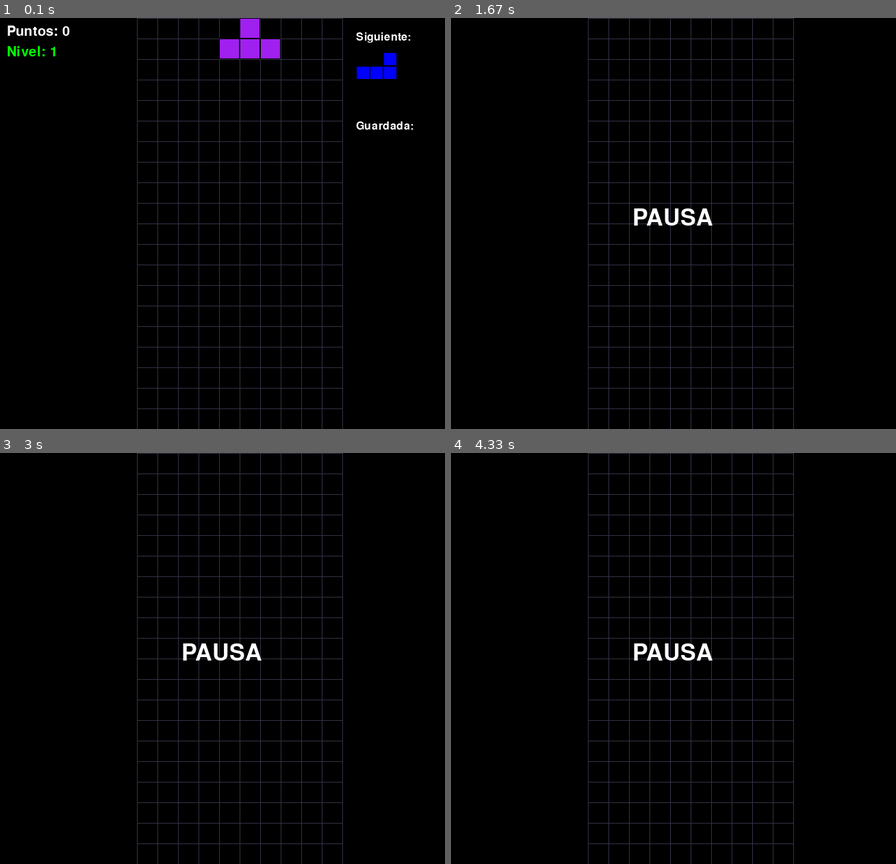
Above: before the commit, frames 1-4 (two rows, left to right).
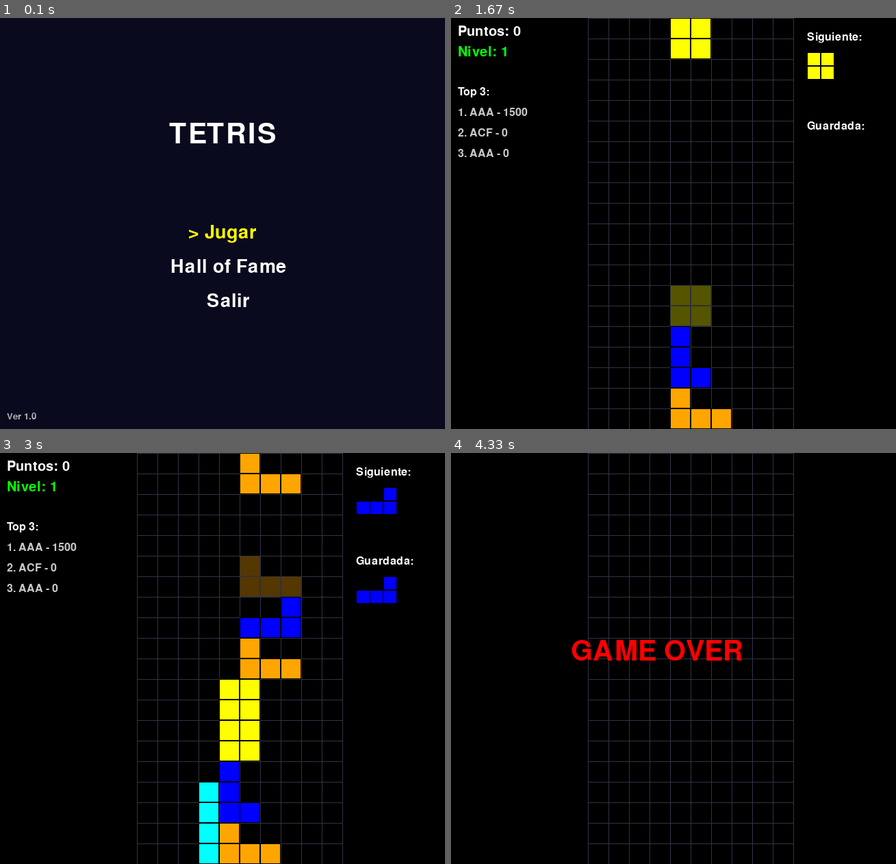
Above: after the commit, the same moments.

Repository: Cesar2403/proyecto_tetris_pygame
Game: pygame game, started from src/codigo_fuente_tetris.py
Same seed, same stepped clock (60 frames per second), same inputs: the game is played once before the commit and once after it.
Inputs:
- Up to frame 1 (0.1 s): no input
- Up to frame 2 (1.67 s): tap Enter at 0.33 s; tap Space at 0.67, 1.07, 1.37, 1.57 s; hold Esc 1-1.47 s; hold Up 1-1.47 s; hold Enter from 1.5 s (still down); hold Up from 1.5 s (still down)
- Up to frame 3 (3 s): tap Space at 1.87, 2.07, 2.37, 2.57, 2.87 s; release Enter at 1.97 s; release Up at 1.97 s; hold Up 2-2.47 s; tap C at 2.15 s; hold Right 2.5-2.97 s
- Up to frame 4 (4.33 s): hold Left 3-3.53 s; tap Space at 3.07, 3.37, 3.63 s; hold Down 3.57-3.87 s; tap C at 3.72 s

The runs differ from the first frame. In frame 1, 100% of the frame differs, in the area x 0-100%, y 0-100%; in frame 2, 5.1%; in frame 3, 9.7%; in frame 4, 1.2%.

Commit message:
Añadido Ghost Piece, Menú principal, Menú de pausa(con sus respectivas funciones), registro de records.

Diff:
--- a/src/codigo_fuente_tetris.py
+++ b/src/codigo_fuente_tetris.py
@@ -1,5 +1,6 @@
 import pygame
 import random
+
 
 FORMAS = [
     [[1, 1, 1, 1]],  # linea
@@ -22,61 +23,114 @@
     5: (160, 32, 240),
     6: (255, 0, 0),
 }
-
-COLUMNAS_TABLERO = 10
+#constantes
+COLUMNAS = 10
 FILAS = 20
-TAMANO_BLOQUE = 30
-ANCHO_TABLERO = COLUMNAS_TABLERO * TAMANO_BLOQUE  # 300 px
-ALTO_PANTALLA = FILAS * TAMANO_BLOQUE  # 600 px
+TAM_BLOQUE = 30
+#Dimensiones que tiene el tablero
+
+ANCHO_TABLERO = COLUMNAS * TAM_BLOQUE  # 300 px
+ALTO_PANTALLA = FILAS * TAM_BLOQUE  # 600 px
 ESPACIO_LATERAL = 150
 MARGEN_IZQUIERDO = 200
 ANCHO_PANTALLA = MARGEN_IZQUIERDO + ANCHO_TABLERO + ESPACIO_LATERAL
-
-pygame.init()
-pantalla = pygame.display.set_mode((ANCHO_PANTALLA, ALTO_PANTALLA))
-tablero = [[None for _ in range(COLUMNAS_TABLERO)] for _ in range(FILAS)]
-clock = pygame.time.Clock()
-pygame.display.set_caption("Pygame Tetris")
-
-tablero = [[None for _ in range(COLUMNAS_TABLERO)] for _ in range(FILAS)]
+#Pantalla
+
+ARCHIVO_RECORDS= "records.txt"
+MAX_RECORDS = 10
+#Records
+
+
+#variables
+tablero = [[None for _ in range(COLUMNAS)] for _ in range(FILAS)]
+
 indice_pieza_actual = random.randint(0, len(FORMAS) - 1)
 forma_pieza = FORMAS[indice_pieza_actual]
-x_pieza = COLUMNAS_TABLERO // 2 - len(forma_pieza[0]) // 2
+x_pieza = COLUMNAS // 2 - len(forma_pieza[0]) // 2
 y_pieza = 0
+
 velocidad_caida = 1.5
 tiempo_caida = pygame.time.get_ticks()
+
 tiempo_movimiento_horizontal = pygame.time.get_ticks()
 intervalo_movimiento = 200
 tiempo_ultima_rotacion = 0
 delay_rotacion = 200
+
 espacio_presionado_anteriormente = False
 pieza_guardada = None
-pieza_guardada_este_turno = False
+pieza_guardada_anteriormente = False
+
 pausado = False
 puntos = 0
 back_to_back = False
 bonus_back_to_back = 0.5
 nivel = 1
 puntos_siguiente_nivel = 1000
-velocidad_caida = 1.0
+
 indice_pieza_siguiente = random.randint(0, len(FORMAS) - 1)
 mostrar_back_to_back = False
+
+pygame.init()
+pantalla = pygame.display.set_mode((ANCHO_PANTALLA, ALTO_PANTALLA))
+clock = pygame.time.Clock()
+pygame.display.set_caption("Tetris")
+def cargar_records():
+    records = []
+    try:
+        with open("records.txt", "r") as f:
+            for linea in f:
+                partes = linea.strip().split(",")
+                if len(partes) == 2:
+                    nombre, puntaje = partes[0], int(partes[1])
+                    records.append((nombre, puntaje))
+    except FileNotFoundError:
+        pass
+    return records
+
+
+def guardar_records(records):
+    with open("records.txt", "w") as f:
+        for nombre, puntaje in records[:10]:
+            f.write(f"{nombre},{puntaje}\n")
+
+
+def agregar_nuevo_record(nombre, puntaje):
+    records = cargar_records()
+    records.append((nombre, puntaje))
+    records.sort(key=lambda x: x[1], reverse=True)
+    guardar_records(records)
+
+
+def entra_en_top(puntuacion):
+    records = cargar_records()
+    if len(records) < 10:
+        return True
+    return puntuacion > records[-1][1]
+
+
+
+
+
+
+
+
 
 
 def crear_pieza():
     for i, fila in enumerate(forma_pieza):
         for j, celda in enumerate(fila):
             if celda:
-                x = MARGEN_IZQUIERDO + (x_pieza + j) * TAMANO_BLOQUE
-                y = (y_pieza + i) * TAMANO_BLOQUE
-                pygame.draw.rect(pantalla, colores_piezas[indice_pieza_actual], (x, y, TAMANO_BLOQUE, TAMANO_BLOQUE))
-                pygame.draw.rect(pantalla, (0, 0, 0), (x, y, TAMANO_BLOQUE, TAMANO_BLOQUE), 1)
+                x = MARGEN_IZQUIERDO + (x_pieza + j) * TAM_BLOQUE
+                y = (y_pieza + i) * TAM_BLOQUE
+                pygame.draw.rect(pantalla, colores_piezas[indice_pieza_actual], (x, y, TAM_BLOQUE, TAM_BLOQUE))
+                pygame.draw.rect(pantalla, (0, 0, 0), (x, y, TAM_BLOQUE, TAM_BLOQUE), 1)
 
 
 def crear_recuadro():
-    for x in range(0, ANCHO_TABLERO + 1, TAMANO_BLOQUE):
+    for x in range(0, ANCHO_TABLERO + 1, TAM_BLOQUE):
         pygame.draw.line(pantalla, (50, 50, 70), (x + MARGEN_IZQUIERDO, 0), (x + MARGEN_IZQUIERDO, ALTO_PANTALLA))
-    for y in range(0, ALTO_PANTALLA + 1, TAMANO_BLOQUE):
+    for y in range(0, ALTO_PANTALLA + 1, TAM_BLOQUE):
         pygame.draw.line(pantalla, (50, 50, 70), (MARGEN_IZQUIERDO, y), (MARGEN_IZQUIERDO + ANCHO_TABLERO, y))
 
 
@@ -86,7 +140,7 @@
             if celda:
                 ny = y_pieza + i
                 nx = x_pieza + j
-                if nx < 0 or nx >= COLUMNAS_TABLERO:
+                if nx < 0 or nx >= COLUMNAS:
                     return True
                 if ny >= FILAS:
                     return True
@@ -104,13 +158,13 @@
 
 
 def nueva_pieza():
-    global forma_pieza, x_pieza, y_pieza, indice_pieza_actual, ya_se_guardo_esta_vuelta, indice_pieza_siguiente
+    global forma_pieza, x_pieza, y_pieza, indice_pieza_actual, pieza_guardada_anteriormente, indice_pieza_siguiente
 
     indice_pieza_actual = indice_pieza_siguiente
     forma_pieza = FORMAS[indice_pieza_actual]
-    x_pieza = COLUMNAS_TABLERO // 2 - len(forma_pieza[0]) // 2
+    x_pieza = COLUMNAS // 2 - len(forma_pieza[0]) // 2
     y_pieza = 0
-    ya_se_guardo_esta_vuelta = False
+    pieza_guardada_anteriormente = False
 
     indice_pieza_siguiente = random.randint(0, len(FORMAS) - 1)
 
@@ -152,7 +206,7 @@
     y = FILAS - 1
     while y >= 0:
         linea_completa = True
-        for x in range(COLUMNAS_TABLERO):
+        for x in range(COLUMNAS):
             if tablero[y][x] is None:
                 linea_completa = False
                 break
@@ -160,16 +214,16 @@
             eliminadas += 1
             for y2 in range(y, 0, -1):
                 tablero[y2] = tablero[y2 - 1].copy()
-            tablero[0] = [None] * COLUMNAS_TABLERO
+            tablero[0] = [None] * COLUMNAS
             y += 1
         y -= 1
     return eliminadas
 
 
 def guardar_pieza():
-    global pieza_guardada, forma_pieza, indice_pieza_actual, x_pieza, y_pieza, pieza_guardada_este_turno
-
-    if pieza_guardada_este_turno:
+    global pieza_guardada, forma_pieza, indice_pieza_actual, x_pieza, y_pieza, pieza_guardada_anteriormente
+
+    if pieza_guardada_anteriormente:
         return
 
     if pieza_guardada is None:
@@ -180,13 +234,13 @@
     else:
         pieza_guardada, indice_pieza_actual = indice_pieza_actual, pieza_guardada
         forma_pieza = FORMAS[indice_pieza_actual]
-        x_pieza = COLUMNAS_TABLERO // 2 - len(forma_pieza[0]) // 2
+        x_pieza = COLUMNAS // 2 - len(forma_pieza[0]) // 2
         y_pieza = 0
         if colision():
             pygame.quit()
             exit()
 
-    pieza_guardada_este_turno = True
+    pieza_guardada_anteriormente = True
 
 
 def sumar_puntos(filas_eliminadas):
@@ -250,7 +304,7 @@
                 ny = nueva_y + i
                 nx = x_pieza + j
 
-                if nx < 0 or nx >= COLUMNAS_TABLERO:
+                if nx < 0 or nx >= COLUMNAS:
                     return True
 
                 if ny >= FILAS:
@@ -262,6 +316,204 @@
     return False
 
 
+def dibujar_ghost_piece():
+    ghost_y = y_pieza
+    while not colision_en(ghost_y + 1):
+        ghost_y += 1
+
+    for i, fila in enumerate(forma_pieza):
+        for j, celda in enumerate(fila):
+            if celda:
+                x = MARGEN_IZQUIERDO + (x_pieza + j) * TAM_BLOQUE
+                y = (ghost_y + i) * TAM_BLOQUE
+                color = colores_piezas[indice_pieza_actual]
+                color_translucido = (color[0] // 3, color[1] // 3, color[2] // 3)
+                pygame.draw.rect(pantalla, color_translucido, (x, y, TAM_BLOQUE, TAM_BLOQUE))
+                pygame.draw.rect(pantalla, (50, 50, 50), (x, y, TAM_BLOQUE, TAM_BLOQUE), 1)
+
+
+def menu_pausa():
+    opciones = ["Reanudar", "Reiniciar", "Salir"]
+    opcion_seleccionada = 0
+    fuente = pygame.font.SysFont(None, 40)
+    fuente_titulo = pygame.font.SysFont(None, 60)
+
+    while True:
+        pantalla.fill((20, 20, 20))
+
+        texto_titulo = fuente_titulo.render("PAUSA", True, (255, 255, 255))
+        pantalla.blit(texto_titulo, (
+            ANCHO_PANTALLA // 2 - texto_titulo.get_width() // 2,
+            ALTO_PANTALLA // 4 - texto_titulo.get_height() // 2
+        ))
+
+        for i, texto in enumerate(opciones):
+            es_seleccionada = i == opcion_seleccionada
+            color = (255, 255, 0) if es_seleccionada else (255, 255, 255)
+            prefijo = "> " if es_seleccionada else " "
+            render = fuente.render(prefijo + texto, True, color)
+            x = ANCHO_PANTALLA // 2 - render.get_width() // 2
+            y = ALTO_PANTALLA // 2 + i * 50
+            pantalla.blit(render, (x, y))
+
+        pygame.display.flip()
+
+        for event in pygame.event.get():
+            if event.type == pygame.QUIT:
+                return "salir"
+
+            if event.type == pygame.KEYDOWN:
+                if event.key == pygame.K_UP:
+                    opcion_seleccionada = (opcion_seleccionada - 1) % len(opciones)
+                elif event.key == pygame.K_DOWN:
+                    opcion_seleccionada = (opcion_seleccionada + 1) % len(opciones)
+                elif event.key == pygame.K_RETURN:
+                    return opciones[opcion_seleccionada].lower()
+
+
+def reiniciar_juego():
+    global tablero, indice_pieza_actual, forma_pieza, x_pieza, y_pieza
+    global velocidad_caida, tiempo_caida, tiempo_movimiento_horizontal
+    global pieza_guardada, pieza_guardada_anteriormente, pausado
+    global puntos, back_to_back, nivel, puntos_siguiente_nivel
+    global indice_pieza_siguiente, mostrar_back_to_back
+
+    tablero = [[None for _ in range(COLUMNAS)] for _ in range(FILAS)]
+    indice_pieza_actual = random.randint(0, len(FORMAS) - 1)
+    forma_pieza = FORMAS[indice_pieza_actual]
+    x_pieza = COLUMNAS // 2 - len(forma_pieza[0]) // 2
+    y_pieza = 0
+    velocidad_caida = 1.0
+    tiempo_caida = pygame.time.get_ticks()
+    tiempo_movimiento_horizontal = pygame.time.get_ticks()
+    pieza_guardada = None
+    pieza_guardada_anteriormente = False
+    pausado = False
+    puntos = 0
+    back_to_back = False
+    nivel = 1
+    puntos_siguiente_nivel = 1000
+    indice_pieza_siguiente = random.randint(0, len(FORMAS) - 1)
+    mostrar_back_to_back = False
+
+
+def ingresar_nombre():
+    letras = [chr(i) for i in range(65, 91)]
+    seleccion = [0, 0, 0]
+    posicion = 0
+    fuente = pygame.font.SysFont(None, 50)
+
+    while True:
+        pantalla.fill((0, 0, 0))
+
+        # Texto
+        titulo = fuente.render("¡Nuevo récord!", True, (255, 255, 255))
+        pantalla.blit(titulo, (ANCHO_PANTALLA // 2 - titulo.get_width() // 2, 100))
+
+        instruccion = pygame.font.SysFont(None, 30).render(
+            "Usa flechas para escribir tus 3 letras y Enter para confirmar", True, (200, 200, 200))
+        pantalla.blit(instruccion, (ANCHO_PANTALLA // 2 - instruccion.get_width() // 2, 150))
+
+        for i in range(3):
+            letra = letras[seleccion[i]]
+            color = (255, 255, 0) if i == posicion else (255, 255, 255)
+            texto = fuente.render(letra, True, color)
+            pantalla.blit(texto, (
+                ANCHO_PANTALLA // 2 - 60 + i * 40,
+                ALTO_PANTALLA // 2
+            ))
+
+        pygame.display.flip()
+
+        for event in pygame.event.get():
+            if event.type == pygame.QUIT:
+                return "AAA"
+
+            if event.type == pygame.KEYDOWN:
+                if event.key == pygame.K_LEFT:
+                    posicion = (posicion - 1) % 3
+                elif event.key == pygame.K_RIGHT:
+                    posicion = (posicion + 1) % 3
+                elif event.key == pygame.K_UP:
+                    seleccion[posicion] = (seleccion[posicion] - 1) % len(letras)
+                elif event.key == pygame.K_DOWN:
+                    seleccion[posicion] = (seleccion[posicion] + 1) % len(letras)
+                elif event.key == pygame.K_RETURN:
+                    nombre = "".join([letras[i] for i in seleccion])
+                    return nombre
+
+
+def menu_principal():
+    opciones = ["Jugar", "Hall of Fame", "Salir"]
+    opcion_seleccionada = 0
+    fuente = pygame.font.SysFont(None, 40)
+    fuente_titulo = pygame.font.SysFont(None, 60)
+
+    while True:
+        pantalla.fill((10, 10, 30))
+
+        texto_titulo = fuente_titulo.render("TETRIS", True, (255, 255, 255))
+        pantalla.blit(texto_titulo, (
+            ANCHO_PANTALLA // 2 - texto_titulo.get_width() // 2,
+            ALTO_PANTALLA // 4
+        ))
+
+        for i, texto in enumerate(opciones):
+            es_seleccionada = i == opcion_seleccionada
+            color = (255, 255, 0) if es_seleccionada else (255, 255, 255)
+            prefijo = "> " if es_seleccionada else "  "
+            render = fuente.render(prefijo + texto, True, color)
+            pantalla.blit(render, (
+                ANCHO_PANTALLA // 2 - render.get_width() // 2,
+                ALTO_PANTALLA // 2 + i * 50
+            ))
+
+        fuente_version = pygame.font.SysFont(None, 20)
+        texto_version = fuente_version.render("Ver 1.0", True, (180, 180, 180))
+        pantalla.blit(texto_version, (10, ALTO_PANTALLA - 25))
+
+        pygame.display.flip()
+
+        for event in pygame.event.get():
+            if event.type == pygame.QUIT:
+                return "salir"
+            elif event.type == pygame.KEYDOWN:
+                if event.key == pygame.K_UP:
+                    opcion_seleccionada = (opcion_seleccionada - 1) % len(opciones)
+                elif event.key == pygame.K_DOWN:
+                    opcion_seleccionada = (opcion_seleccionada + 1) % len(opciones)
+                elif event.key == pygame.K_RETURN:
+                    return opciones[opcion_seleccionada].lower()
+
+
+def mostrar_hall_of_fame():
+    fuente_titulo = pygame.font.SysFont(None, 50)
+    fuente = pygame.font.SysFont(None, 30)
+
+    records = cargar_records()
+
+    while True:
+        pantalla.fill((10, 10, 30))
+        titulo = fuente_titulo.render("Hall of Fame", True, (255, 255, 255))
+        pantalla.blit(titulo, (ANCHO_PANTALLA // 2 - titulo.get_width() // 2, 50))
+
+        for i, (nombre, puntaje) in enumerate(records[:10]):
+            texto = fuente.render(f"{i + 1}. {nombre} - {puntaje}", True, (200, 200, 200))
+            pantalla.blit(texto, (ANCHO_PANTALLA // 2 - 100, 120 + i * 30))
+
+        instruccion = fuente.render("Presiona ESC para volver", True, (150, 150, 150))
+        pantalla.blit(instruccion, (ANCHO_PANTALLA // 2 - instruccion.get_width() // 2, ALTO_PANTALLA - 50))
+
+        pygame.display.flip()
+
+        for event in pygame.event.get():
+            if event.type == pygame.QUIT:
+                return "salir"
+            elif event.type == pygame.KEYDOWN:
+                if event.key == pygame.K_ESCAPE:
+                    return "volver"
+
+
 def main():
     global x_pieza, y_pieza, tiempo_caida, tiempo_movimiento_horizontal, pausado
 
@@ -279,11 +531,13 @@
                     pausado = not pausado
 
         if pausado:
-            fuente = pygame.font.SysFont(None, 50)
-            texto_pausa = fuente.render("PAUSA", True, (255, 255, 255))
-            pantalla.blit(texto_pausa, (ANCHO_PANTALLA // 2 - 60, ALTO_PANTALLA // 2 - 25))
-            pygame.display.flip()
-            clock.tick(60)
+            accion = menu_pausa()
+            if accion == "reanudar":
+                pausado = False
+            elif accion == "reiniciar":
+                reiniciar_juego()
+            elif accion == "salir":
+                return "menu"
             continue
 
         tiempo_actual = pygame.time.get_ticks()
@@ -301,6 +555,9 @@
                     pantalla.blit(texto_game_over, (ANCHO_PANTALLA // 2 - 150, ALTO_PANTALLA // 2 - 30))
                     pygame.display.flip()
                     pygame.time.wait(3000)
+                    if entra_en_top(puntos):
+                        nombre = ingresar_nombre()
+                        agregar_nuevo_record(nombre, puntos)
                     running = False
 
         keys = pygame.key.get_pressed()
@@ -311,7 +568,7 @@
                 if colision():
                     x_pieza += 1
 
-            if keys[pygame.K_RIGHT] and x_pieza < COLUMNAS_TABLERO - len(forma_pieza[0]):
+            if keys[pygame.K_RIGHT] and x_pieza < COLUMNAS - len(forma_pieza[0]):
                 x_pieza += 1
                 tiempo_movimiento_horizontal = tiempo_actual
                 if colision():
@@ -357,14 +614,16 @@
             rotar_pieza()
 
         for y in range(FILAS):
-            for x in range(COLUMNAS_TABLERO):
+            for x in range(COLUMNAS):
                 if tablero[y][x] is not None:
                     pygame.draw.rect(pantalla, colores_piezas[tablero[y][x]],
-                                     (MARGEN_IZQUIERDO + x * TAMANO_BLOQUE, y * TAMANO_BLOQUE, TAMANO_BLOQUE,
-                                      TAMANO_BLOQUE))
+                                     (MARGEN_IZQUIERDO + x * TAM_BLOQUE, y * TAM_BLOQUE, TAM_BLOQUE,
+                                      TAM_BLOQUE))
                     pygame.draw.rect(pantalla, (0, 0, 0),
-                                     (MARGEN_IZQUIERDO + x * TAMANO_BLOQUE, y * TAMANO_BLOQUE, TAMANO_BLOQUE,
-                                      TAMANO_BLOQUE), 1)
+                                     (MARGEN_IZQUIERDO + x * TAM_BLOQUE, y * TAM_BLOQUE, TAM_BLOQUE,
+                                      TAM_BLOQUE), 1)
+
+        dibujar_ghost_piece()
 
         crear_pieza()
 
@@ -379,6 +638,13 @@
         texto_nivel = fuente.render(f"Nivel: {nivel}", True, (0, 255, 0))
         pantalla.blit(texto_nivel, (10, 40))
 
+        records = cargar_records()
+        fuente = pygame.font.SysFont(None, 24)
+        pantalla.blit(fuente.render("Top 3:", True, (255, 255, 255)), (10, 100))
+        for i, (nombre, score) in enumerate(records[:3]):
+            texto = fuente.render(f"{i + 1}. {nombre} - {score}", True, (200, 200, 200))
+            pantalla.blit(texto, (10, 130 + i * 30))
+
         fuente_panel = pygame.font.SysFont(None, 24)
         texto_siguiente = fuente_panel.render("Siguiente:", True, (255, 255, 255))
         pantalla.blit(texto_siguiente, (ANCHO_PANTALLA - ESPACIO_LATERAL + 20, 20))
@@ -386,8 +652,8 @@
         dibujar_pieza_en_panel(FORMAS[indice_pieza_siguiente], indice_pieza_siguiente,
                                ANCHO_PANTALLA - ESPACIO_LATERAL + 20, 50)
 
-        texto_guardada = fuente_panel.render("Guardada:", True, (255, 255, 255))
-        pantalla.blit(texto_guardada, (ANCHO_PANTALLA - ESPACIO_LATERAL + 20, 150))
+        texto_guardado = fuente_panel.render("Guardada:", True, (255, 255, 255))
+        pantalla.blit(texto_guardado, (ANCHO_PANTALLA - ESPACIO_LATERAL + 20, 150))
 
         if pieza_guardada is not None:
             dibujar_pieza_en_panel(FORMAS[pieza_guardada], pieza_guardada, ANCHO_PANTALLA - ESPACIO_LATERAL + 20, 180)
@@ -396,5 +662,20 @@
         clock.tick(60)
 
 
-main()
+while True:
+    opcion = menu_principal()
+    if opcion == "jugar":
+        reiniciar_juego()
+        resultado = main()
+        if resultado == "menu":
+            continue
+        elif resultado == "reiniciar":
+            continue
+    elif opcion == "hall of fame":
+        resultado = mostrar_hall_of_fame()
+        if resultado == "salir":
+            break
+    elif opcion == "salir":
+        break
+
 pygame.quit()
--- /dev/null
+++ b/src/records.txt
@@ -0,0 +1,5 @@
+AAA,1500
+ACF,0
+AAA,0
+AAA,0
+AAA,0
